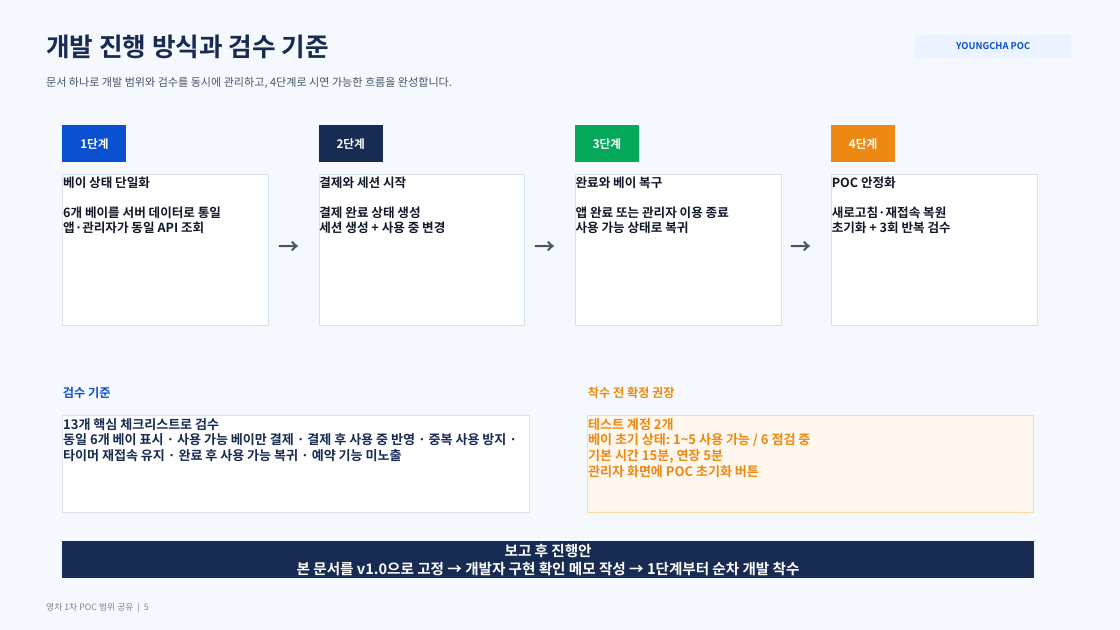
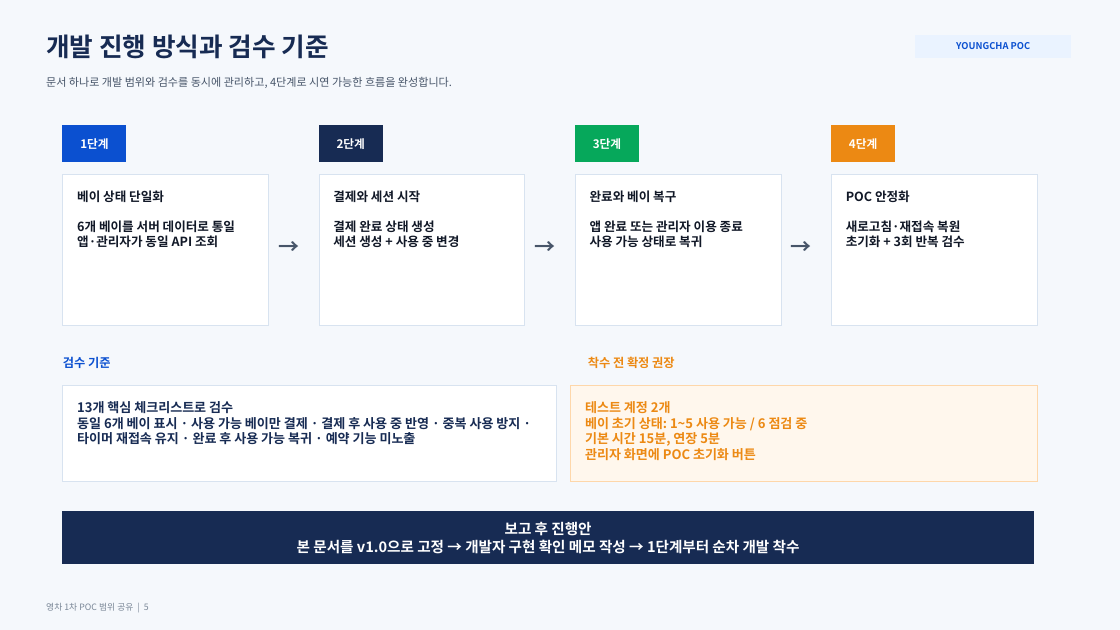
Before and after one commit to Nick7474/youngcha, a slide deck: slide 5 of docs/youngcha_1nd_poc_scope_deck.pptx. Drawn at 1120x630 pixels with LibreOffice and Linux fonts; fonts in the diff are those of the drawing. Boxes give left, top, right and bottom in pixels: in the first picture for what was removed or moved away, otherwise in the second. Text is boxed around its words. In the diff, an @@ line names an element or a change of style, - is before the commit and + after.

```diff
--- a/docs/youngcha_1nd_poc_scope_deck.pptx
+++ b/docs/youngcha_1nd_poc_scope_deck.pptx
@@ text in rectangle at [63,176,221,233]: text removed @@
-베이 상태 단일화
-6개 베이를 서버 데이터로 통일
-앱·관리자가 동일 API 조회
@@ text in rectangle at [319,176,445,233]: text removed @@
-결제와 세션 시작
-결제 완료 상태 생성
-세션 생성 + 사용 중 변경
@@ text in rectangle at [576,176,729,233]: text removed @@
-완료와 베이 복구
-앱 완료 또는 관리자 이용 종료
-사용 가능 상태로 복귀
@@ text in rectangle at [832,176,951,233]: text removed @@
-POC 안정화
-새로고침·재접속 복원
-초기화 + 3회 반복 검수
@@ text added at [77,190,235,247], 10.8 pt, text #111827, bold @@
+베이 상태 단일화
+6개 베이를 서버 데이터로 통일
+앱·관리자가 동일 API 조회
@@ text added at [333,190,459,247], 10.8 pt, text #111827, bold @@
+결제와 세션 시작
+결제 완료 상태 생성
+세션 생성 + 사용 중 변경
@@ text added at [590,190,743,247], 10.8 pt, text #111827, bold @@
+완료와 베이 복구
+앱 완료 또는 관리자 이용 종료
+사용 가능 상태로 복귀
@@ text added at [846,190,965,247], 10.8 pt, text #111827, bold @@
+POC 안정화
+새로고침·재접속 복원
+초기화 + 3회 반복 검수
@@ text "검수 기준": place and size @@
-text "검수 기준" at [63,386,110,398]
+text "검수 기준" at [63,356,110,368]
@@ text "착수 전 확정 권장": place and size @@
-text "착수 전 확정 권장" at [588,386,674,398]
+text "착수 전 확정 권장" at [588,356,674,368]
@@ rectangle added at [63,385,557,481], fill #FFFFFF, outline #D8E3F0 0.75 pt @@
@@ rectangle added at [571,385,1038,481], fill #FFF7ED, outline #FED7AA 0.75 pt @@
@@ text "13개 핵심 체크리스트로 검수": place and size @@
-text "13개 핵심 체크리스트로 검수" at [63,416,529,513]
+text "13개 핵심 체크리스트로 검수" at [77,401,520,444]
@@ text "13개 핵심 체크리스트로 검수" at [77,401,520,444]: fill #FFFFFF to none; outline #D8E3F0 0.75 pt to none @@
@@ text "테스트 계정 2개": place and size @@
-text "테스트 계정 2개" at [588,416,1033,513]
+text "테스트 계정 2개" at [585,401,807,460]
@@ text "테스트 계정 2개" at [585,401,807,460]: fill #FFF7ED to none; outline #FED7AA 0.75 pt to none @@
@@ rectangle "보고 후 진행안": place and size @@
-rectangle "보고 후 진행안" at [63,542,1033,577]
+rectangle "보고 후 진행안" at [63,511,1033,564]
```
Also in this commit, not shown: 3 other slides changed, 1 slide added, 2 other files.
